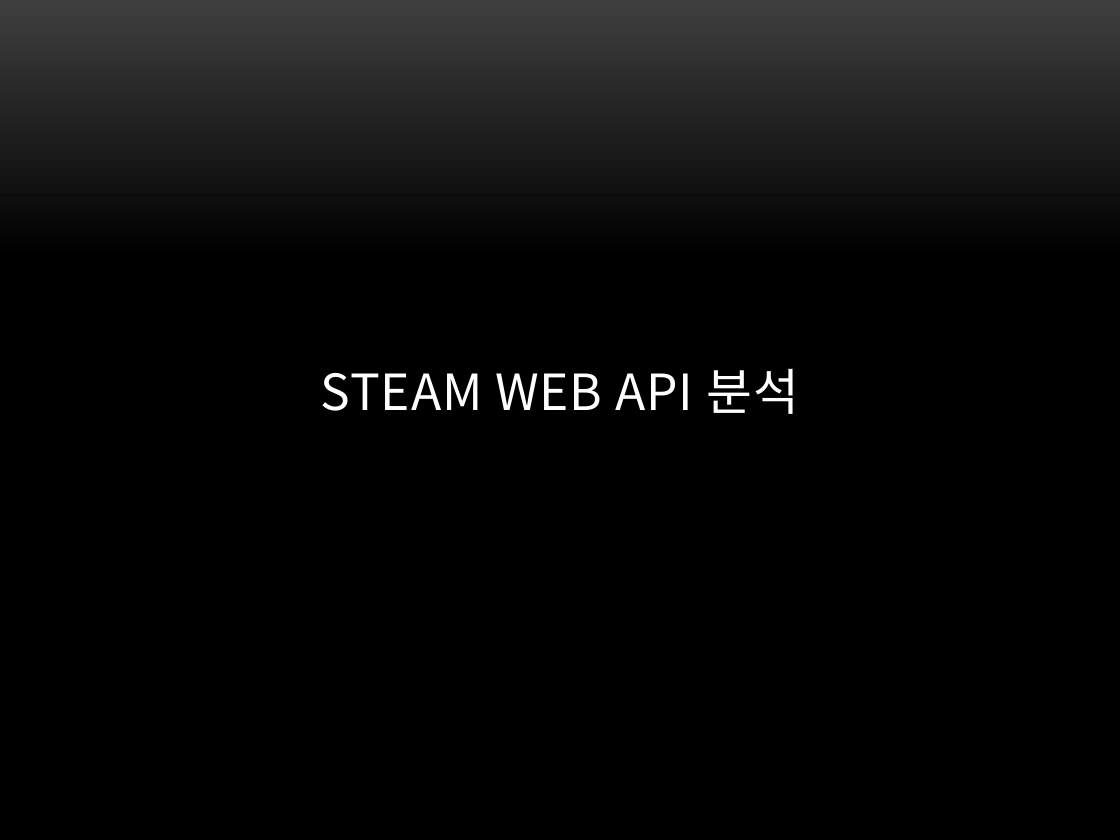
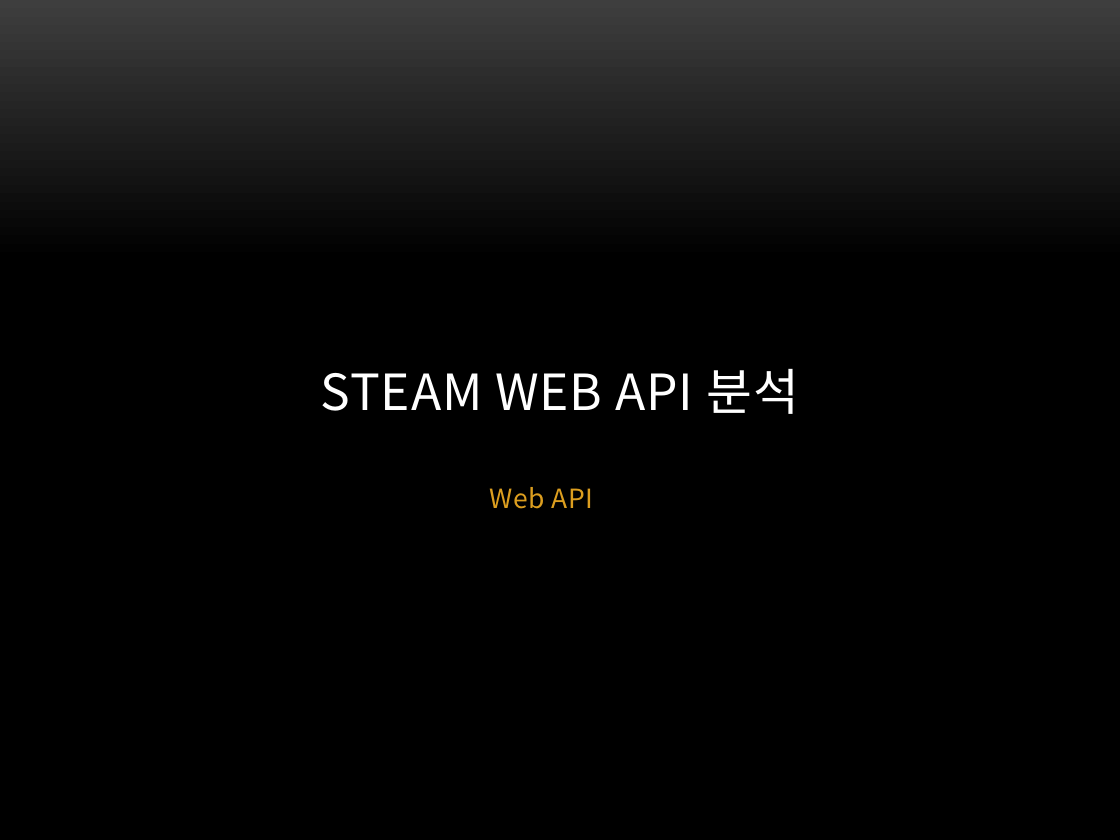
Before and after one commit to tangible-idea/steamapi, a slide deck: slide 1 of Steam_Web_API_Analysis.pptx. Drawn at 1120x840 pixels with LibreOffice and Linux fonts; fonts in the diff are those of the drawing; background and template pictures are left out. Boxes give left, top, right and bottom in pixels: in the first picture for what was removed or moved away, otherwise in the second. Text is boxed around its words. In the diff, an @@ line names an element or a change of style, - is before the commit and + after.

```diff
--- a/Steam_Web_API_Analysis.pptx
+++ b/Steam_Web_API_Analysis.pptx
@@ subtitle added at [489, 487, 594, 509], 17 pt, text #DC9E1F @@
+Web API
```
Also in this commit, not shown: 5 slides added, 1 slide removed.
